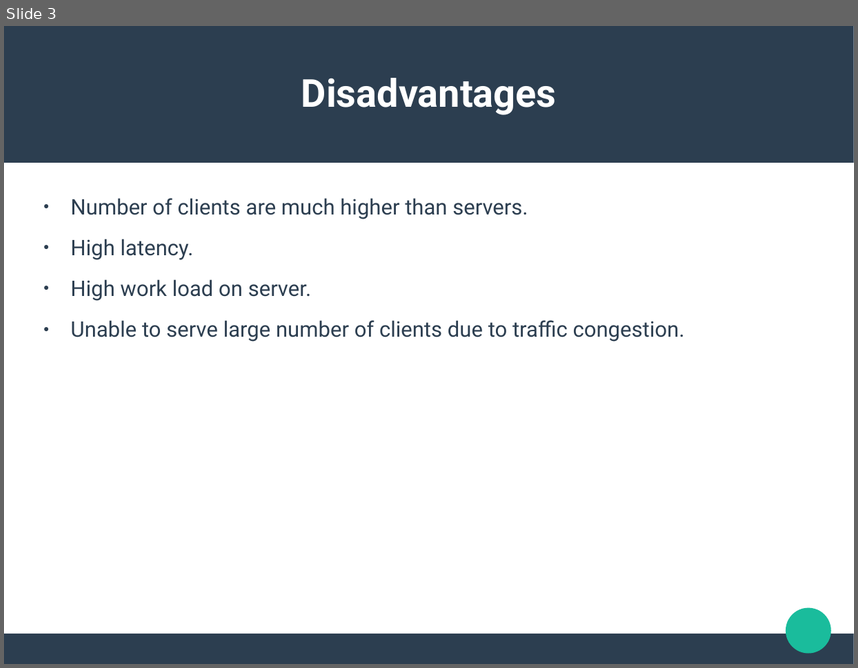
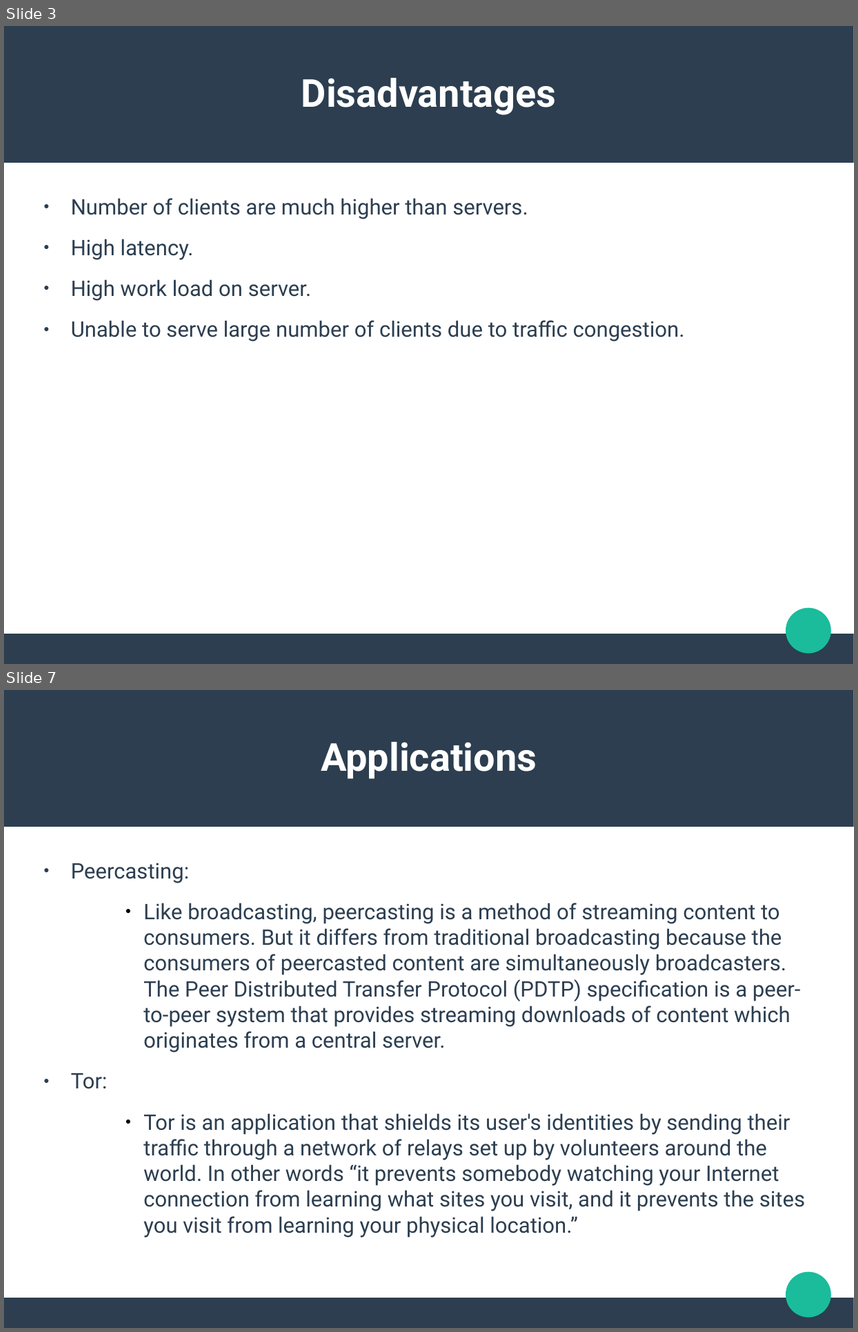
Before and after one commit to ishanjoshi02/TeSeminar, a slide deck: Presentation/Neeraj/Presentation.pptx. Shown one above the other, each under a label of ours: slide 3 before the commit, slides 3 and 7 after it; the slides between them are not shown. The pictures are 858x668 and 858x1332 pixels, drawn with LibreOffice and Linux fonts; fonts in the diff are those of the drawing. Boxes give left, top, right and bottom in pixels: in the first picture for what was removed or moved away, otherwise in the second. Text is boxed around its words. In the diff, an @@ line names an element or a change of style, - is before the commit and + after.

```diff
--- a/Presentation/Neeraj/Presentation.pptx
+++ b/Presentation/Neeraj/Presentation.pptx
@@ slide 7 added at [4, 690, 854, 1328], background #FFFFFF; not listed: 3 template elements that a slide beside it also shows @@
@@ text added at [321, 742, 537, 779], 36 pt, text #FFFFFF, bold @@
+Applications
@@ text added at [71, 862, 805, 1237], 20 pt, text #2C3E50 @@
+● Peercasting:
+          ● Like broadcasting, peercasting is a method of streaming content to consumers. But it differs from traditional broadcasting because the consumers of peercasted content are simultaneously broadcasters. The Peer Distributed Transfer Protocol (PDTP) specification is a peer-to-peer system that provides streaming downloads of content which originates from a central server.
+● Tor:
+          ● Tor is an application that shields its user's identities by sending their traffic through a network of relays set up by volunteers around the world. In other words “it prevents somebody watching your Internet connection from learning what sites you visit, and it prevents the sites you visit from learning your physical location.”
```
Also in this commit, not shown: 2 slides changed, 6 other slides added, 2 slides removed, 8 other files.
